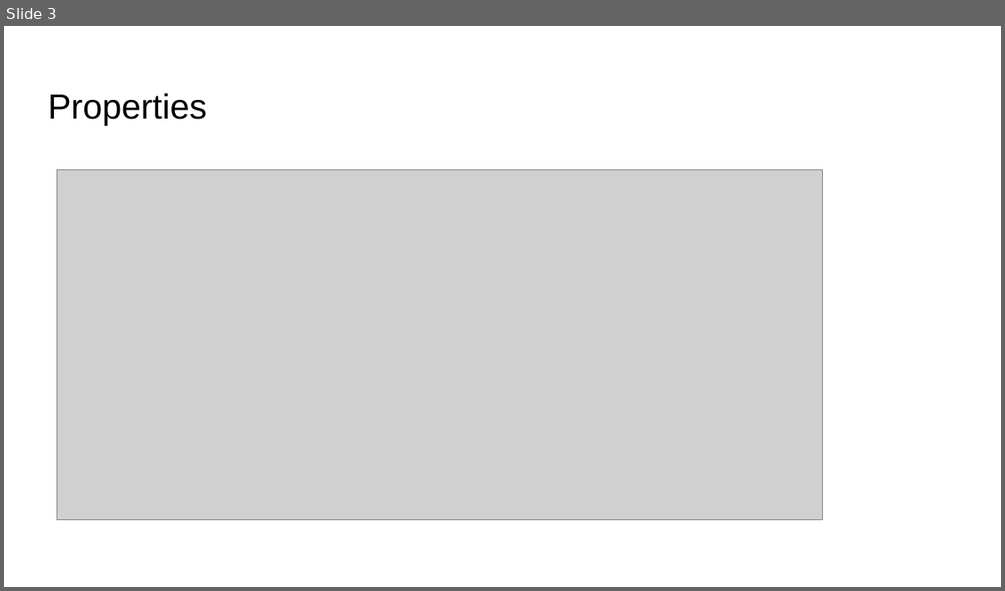
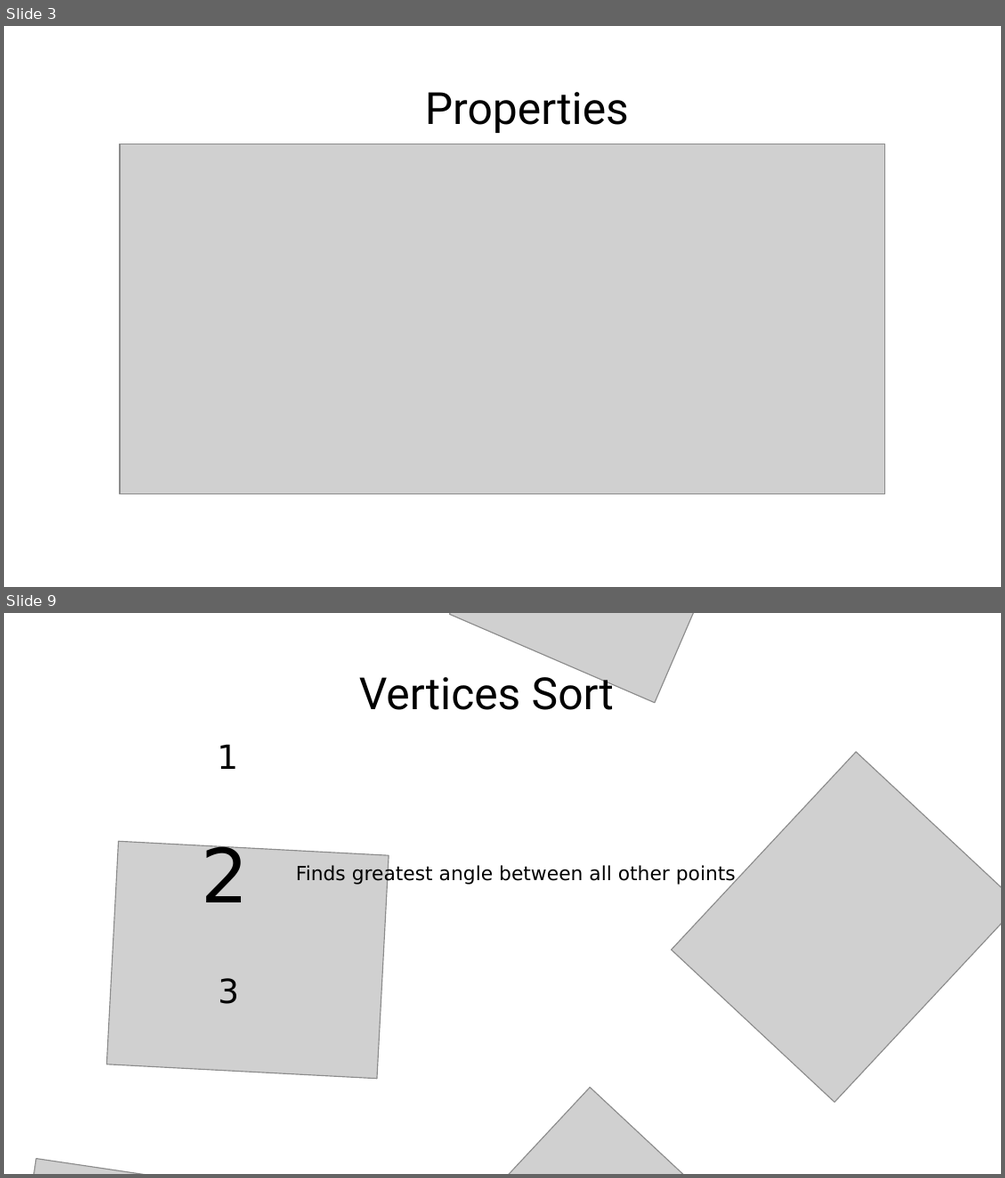
Before and after one commit to AnrozPerson/Classifying-Shapes-from-Coordinates, a slide deck: CAT T3 Design.pptx. Shown one above the other, each under a label of ours: slide 3 before the commit, slides 3 and 9 after it; the slides between them are not shown. The pictures are 1005x591 and 1005x1178 pixels, drawn with LibreOffice and Linux fonts; fonts in the diff are those of the drawing; grey boxes stand for pictures; background and template pictures are left out. Boxes give left, top, right and bottom in pixels: in the first picture for what was removed or moved away, otherwise in the second. Text is boxed around its words. In the diff, an @@ line names an element or a change of style, - is before the commit and + after.

```diff
--- a/CAT T3 Design.pptx
+++ b/CAT T3 Design.pptx
@@ slide 9 added at bbox=[4, 613, 1001, 1174], background #FFFFFF @@
@@ text added at bbox=[359, 668, 614, 710], 32 pt, text #000000 @@
+Vertices Sort
@@ text added at bbox=[217, 744, 238, 769], 24 pt, text #000000 @@
+1
@@ text added at bbox=[201, 841, 248, 902], 54 pt, text #000000 @@
+2
@@ text added at bbox=[296, 865, 736, 885], 14 pt, text #000000 @@
+Finds greatest angle between all other points
@@ text added at bbox=[218, 978, 239, 1004], 24 pt, text #000000 @@
+3
@@ group added at bbox=[4, 613, 1001, 1174]: 5 pictures @@
@@ slide 3 changed as well @@
@@ text "Properties": place and size @@
-text "Properties" at bbox=[48, 93, 207, 126]
+text "Properties" at bbox=[425, 92, 629, 133]
@@ text "Properties" at bbox=[425, 92, 629, 133]: size 25.2 to 32 pt, font Arial to Roboto @@
@@ picture: place and size @@
-picture at bbox=[57, 169, 823, 519]
+picture at bbox=[120, 143, 885, 493]
```
Also in this commit, not shown: 5 other slides changed, 7 other slides added, 4 slides removed, 1 other file.
